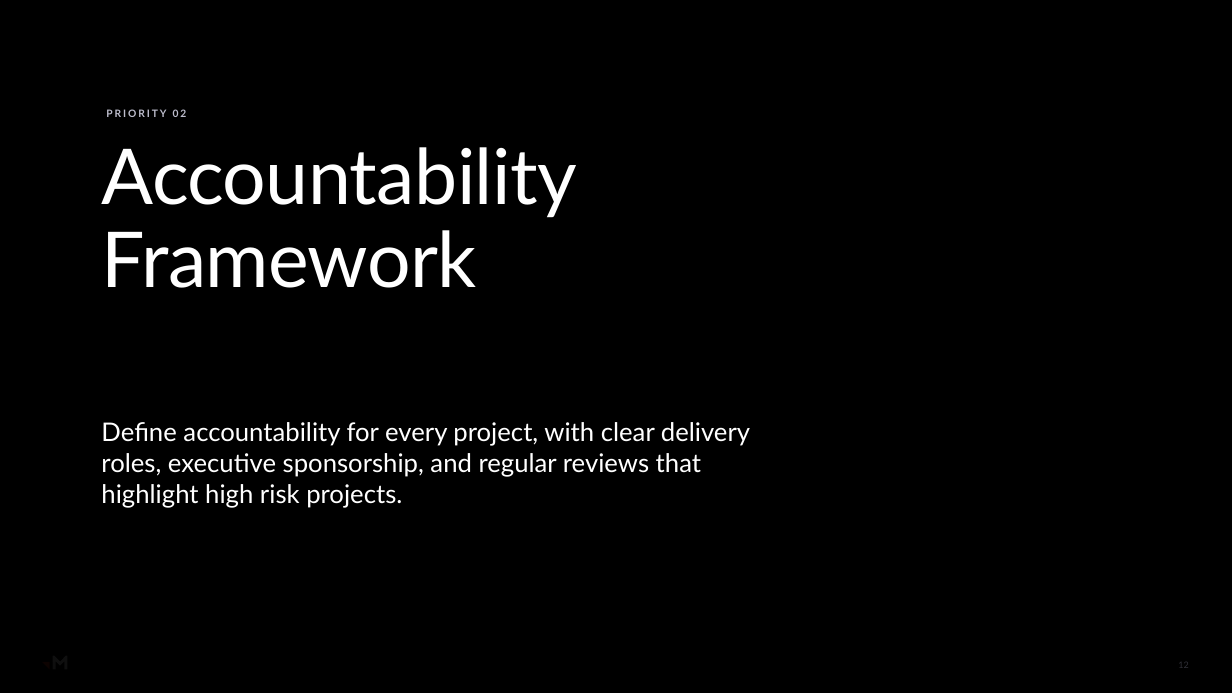
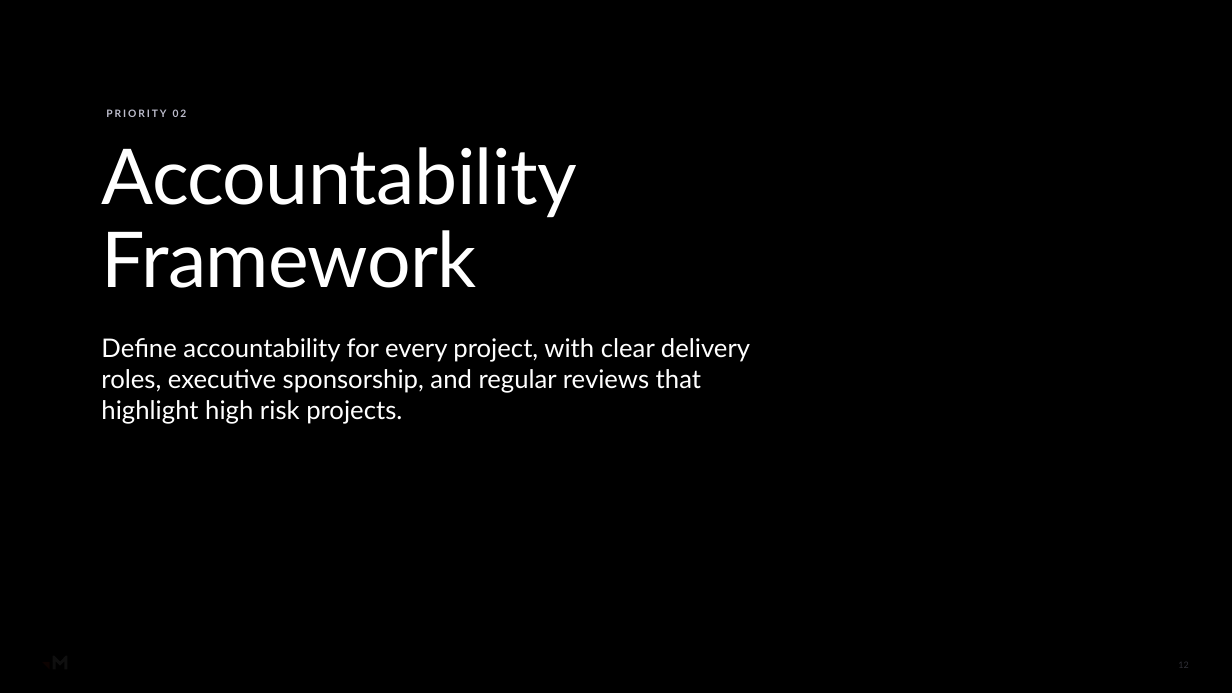
Before and after one commit to RachelHarrisMerkle/BasicMerkle, a slide deck: slide 12 of Delivery_Excellence_Kickoff_REDESIGNED.pptx. Drawn at 1232x693 pixels with LibreOffice and Linux fonts; fonts in the diff are those of the drawing; background and template pictures are left out; a plain dark background stands for a picture behind light text. Boxes give left, top, right and bottom in pixels: in the first picture for what was removed or moved away, otherwise in the second. Text is boxed around its words. In the diff, an @@ line names an element or a change of style, - is before the commit and + after.

```diff
--- a/Delivery_Excellence_Kickoff_REDESIGNED.pptx
+++ b/Delivery_Excellence_Kickoff_REDESIGNED.pptx
@@ rounded rectangle added at box(65, 71, 830, 453), fill #000000 at 62% opacity @@
@@ text "Define accountability for every project, ...": place and size @@
-text "Define accountability for every project, ..." at box(101, 422, 750, 508)
+text "Define accountability for every project, ..." at box(101, 338, 750, 424)
```
Also in this commit, not shown: 24 other slides changed, 1 other file.
